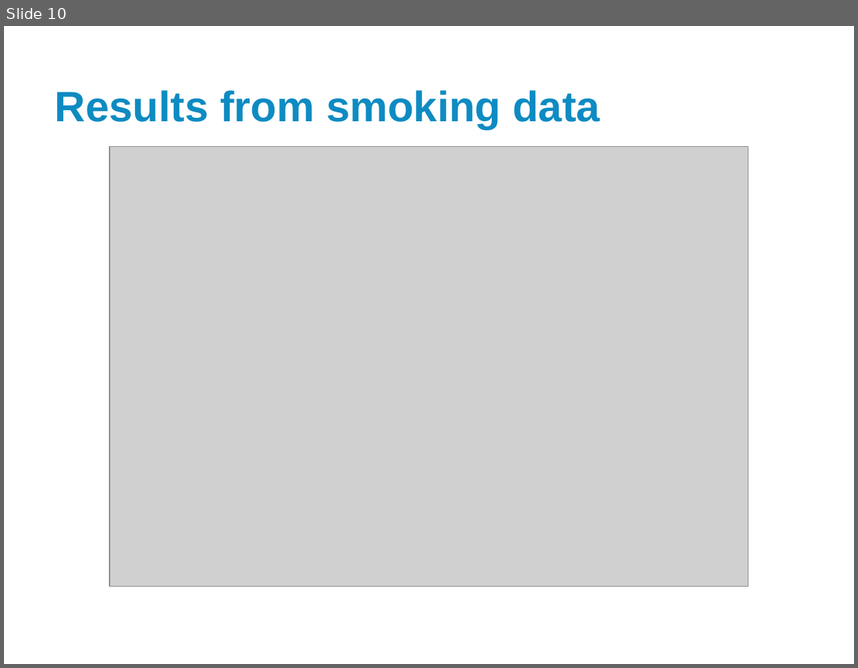
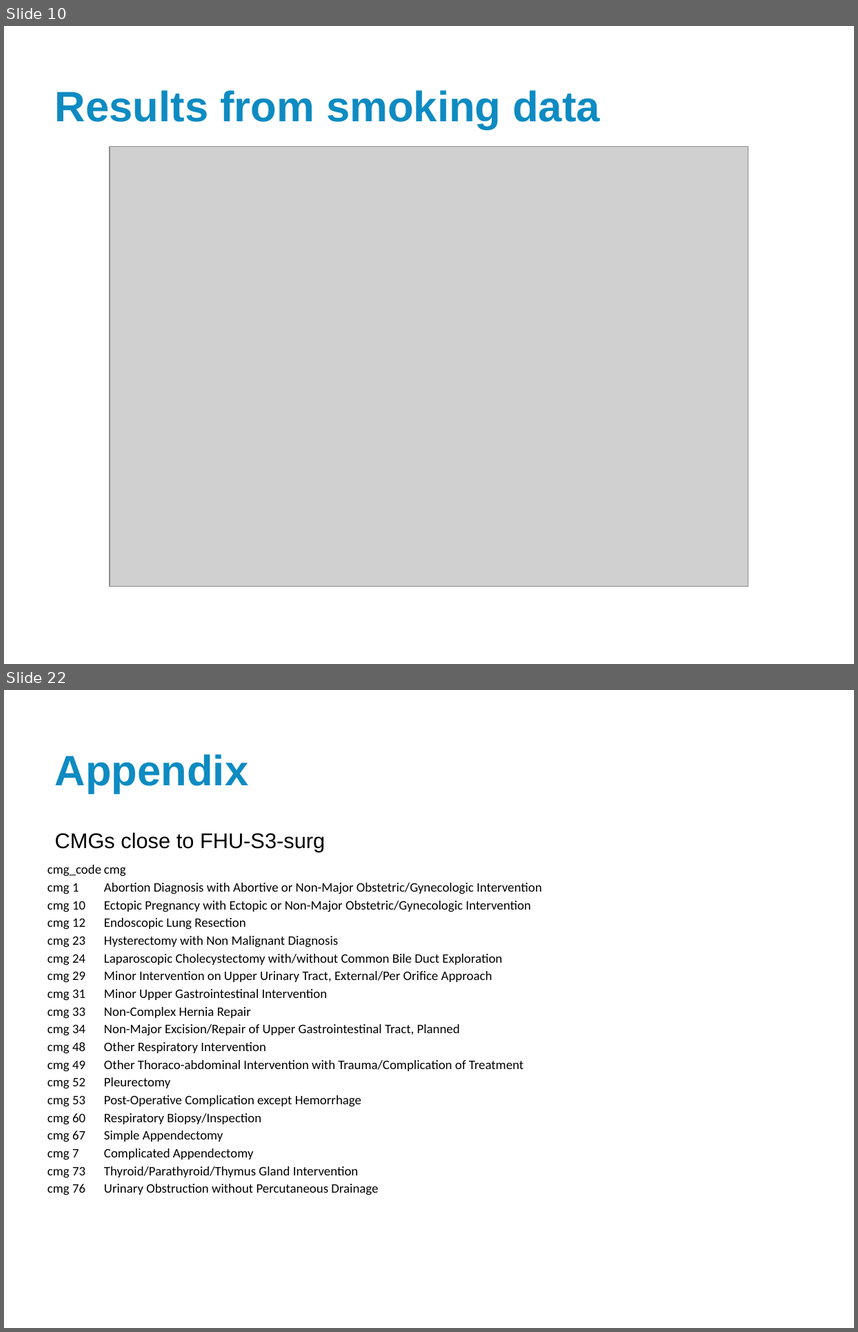
Before and after one commit to nayefahmad/2017.09.21-Exploring-correspondence-analysis, a slide deck: results/2017-09-22_Correspondence-analysis-for-nursing-unit-similarity.pptx. Shown one above the other, each under a label of ours: slide 10 before the commit, slides 10 and 22 after it; the slides between them are not shown. The pictures are 858x668 and 858x1332 pixels, drawn with LibreOffice and Linux fonts; fonts in the diff are those of the drawing; grey boxes stand for pictures; background and template pictures are left out. Boxes give left, top, right and bottom in pixels: in the first picture for what was removed or moved away, otherwise in the second. Text is boxed around its words. In the diff, an @@ line names an element or a change of style, - is before the commit and + after.

```diff
--- a/results/2017-09-22_Correspondence-analysis-for-nursing-unit-similarity.pptx
+++ b/results/2017-09-22_Correspondence-analysis-for-nursing-unit-similarity.pptx
@@ slide 22 added at bbox=[4, 690, 854, 1328], background #FFFFFF @@
@@ title added at bbox=[55, 754, 248, 793], 36 pt, text #0E8BC2, bold @@
+Appendix
@@ text added at bbox=[55, 832, 325, 852], 18 pt, text #000000 @@
+CMGs close to FHU-S3-surg
@@ table added at bbox=[47, 860, 578, 1198], 19 rows, 2 columns @@
+cmg_code | cmg
+cmg 1 | Abortion Diagnosis with Abortive or Non-Major Obstetric/Gynecologic Intervention
+cmg 10 | Ectopic Pregnancy with Ectopic or Non-Major Obstetric/Gynecologic Intervention
+cmg 12 | Endoscopic Lung Resection
+cmg 23 | Hysterectomy with Non Malignant Diagnosis
+cmg 24 | Laparoscopic Cholecystectomy with/without Common Bile Duct Exploration
+cmg 29 | Minor Intervention on Upper Urinary Tract, External/Per Orifice Approach
+cmg 31 | Minor Upper Gastrointestinal Intervention
+cmg 33 | Non-Complex Hernia Repair
+cmg 34 | Non-Major Excision/Repair of Upper Gastrointestinal Tract, Planned
+cmg 48 | Other Respiratory Intervention
+cmg 49 | Other Thoraco-abdominal Intervention with Trauma/Complication of Treatment
+cmg 52 | Pleurectomy
+cmg 53 | Post-Operative Complication except Hemorrhage
+cmg 60 | Respiratory Biopsy/Inspection
+cmg 67 | Simple Appendectomy
+cmg 7 | Complicated Appendectomy
+cmg 73 | Thyroid/Parathyroid/Thymus Gland Intervention
+cmg 76 | Urinary Obstruction without Percutaneous Drainage
```
Also in this commit, not shown: 3 slides changed, 9 other slides added, 7 slides removed.
